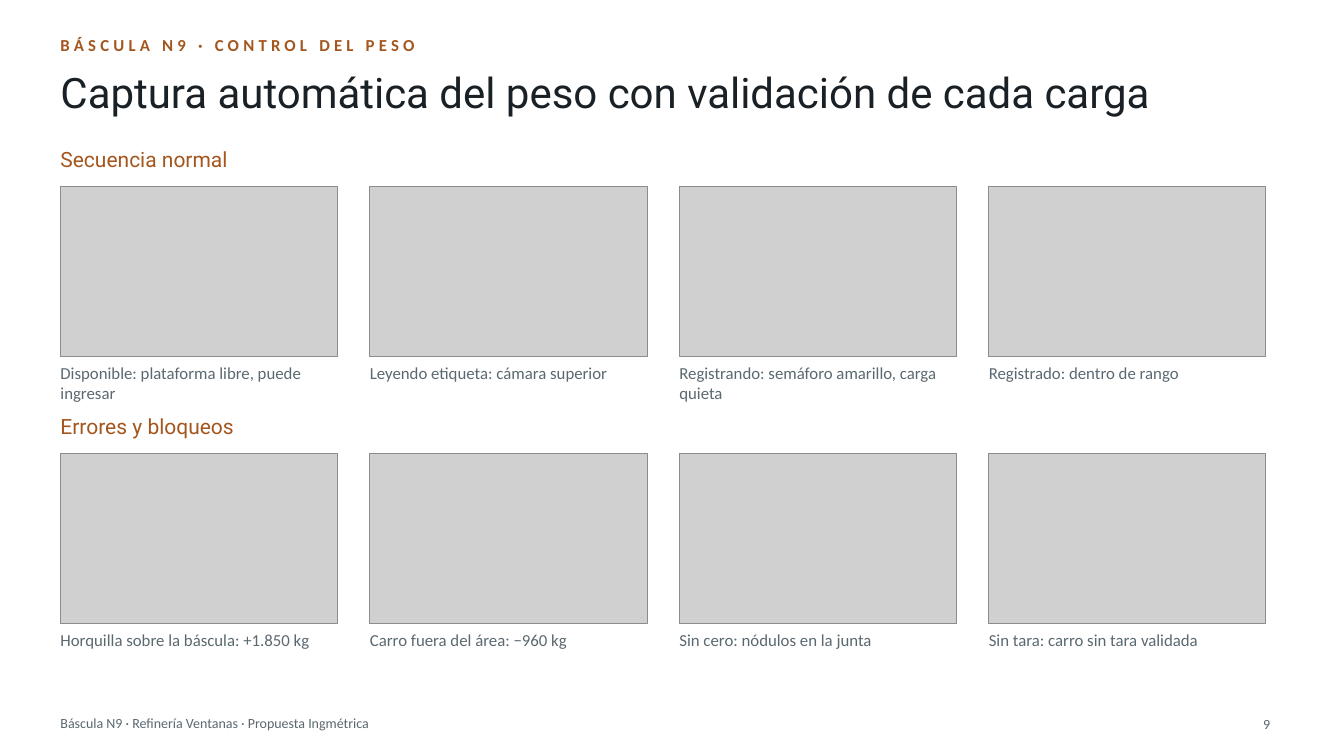
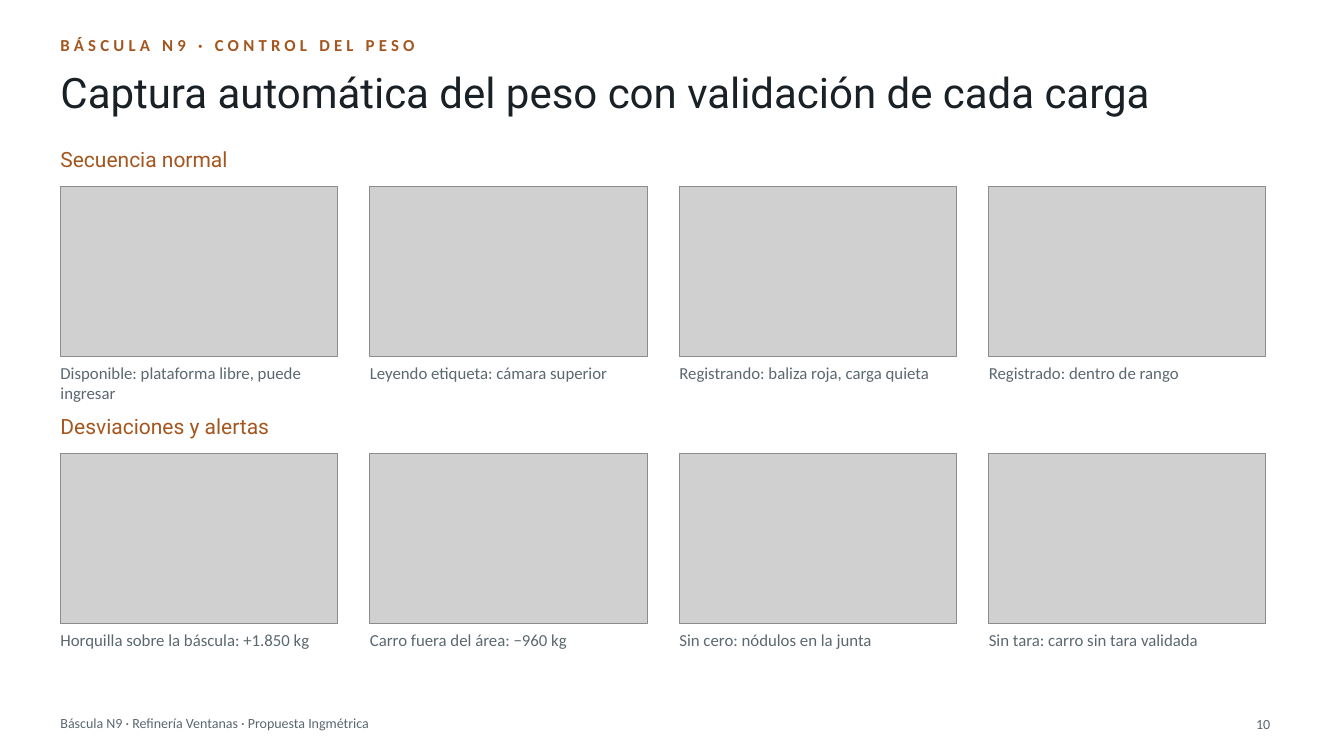
Before and after one commit to BortegaING/Codelco-Proyecto, a slide deck: slide 10 of presentacion/Bascula-N9-Ventanas.pptx (slide 9 before the commit). Drawn at 1344x756 pixels with LibreOffice and Linux fonts; fonts in the diff are those of the drawing; grey boxes stand for pictures. Boxes give left, top, right and bottom in pixels: in the first picture for what was removed or moved away, otherwise in the second. Text is boxed around its words. In the diff, an @@ line names an element or a change of style, - is before the commit and + after.

```diff
--- a/presentacion/Bascula-N9-Ventanas.pptx
+++ b/presentacion/Bascula-N9-Ventanas.pptx
@@ text at [679,367,929,382]: text changed @@
-Registrando: semáforo amarillo, carga quieta
+Registrando: baliza roja, carga quieta
@@ text at [60,418,269,439]: text changed @@
-Errores y bloqueos
+Desviaciones y alertas
@@ page number at [1256,720,1270,729]: text changed @@
-9
+10
```
Also in this commit, not shown: 6 other slides changed, 1 slide added, 26 other files.
